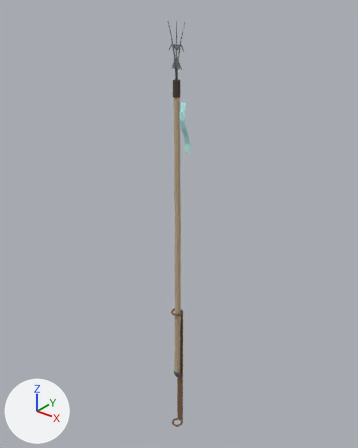
The glTF model public/models/weapons/reedholt-leister.glb: old version first, new version second.
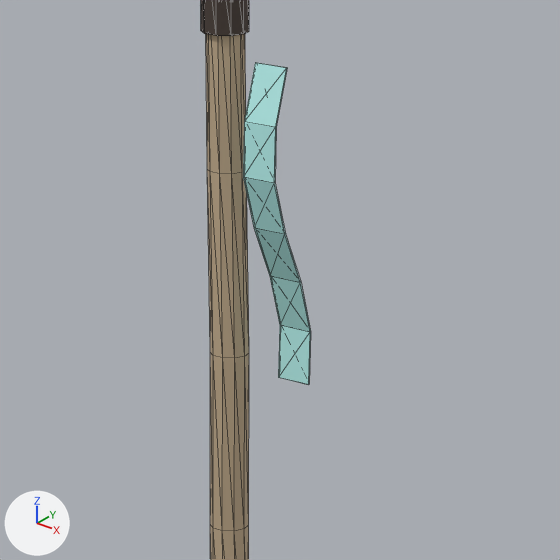
The first picture shows the older version from a 50 mm lens placed at (1.525, -1.887, 1.754), pointed at (-0.045, 0.074, 0.538). The close-ups show the older and then the newer version on the part from 39% to 64% of the width and 21% to 40% of the height of that picture. Only the edits that show in the close-ups are written down. Every picture has the same lights, and +X, +Y and +Z are marked at lower left. The close-ups show mesh edges as thin lines. Where no turn or scale is listed for an object, it has been applied to the vertices. Vertices at exactly the same position are counted once.

The scene before the commit, as lines of its bpy script (objects in view):
```python
mat_ribbon = principled_material('ribbon')
mat_ribbon.base_color = (0.45, 0.85, 0.82)  # cyan #b3edea
mat_ribbon.roughness = 0.6
me_pole = bpy.data.meshes.new('pole')
me_pole.from_pydata(...)  # 376 vertices, 684 faces; spans x -0.05..0.07, y -0.02..0.02, z -0.5..1.6
# faces by material slot: [256, 340, 36, 52]
me_pole.materials.append(mat_ash)  # beige #c4ad8e
me_pole.materials.append(mat_iron)  # grey #95979b
me_pole.materials.append(mat_tar)  # brown #4b3f38
me_pole.materials.append(mat_ribbon)  # cyan #b3edea
ob_weapon = bpy.data.objects.new('weapon', me_pole)
ob_weapon.location = (0.0, 0.0, 0.0)
```
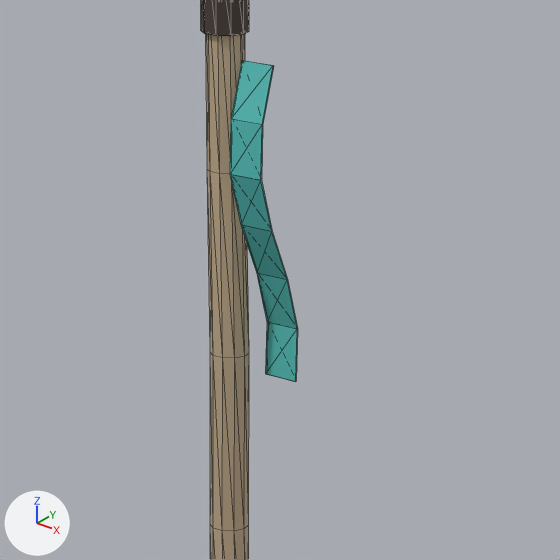
Where the change shows, as pixel boxes [x1, y1, x2, y2] in the close-ups (560 x 560 px; the box of a moved part takes in the faces that stretch with it):
'weapon', recoloured, reshaped (darker): before [201, 0, 311, 560]; after [201, 0, 298, 560]
part 1 of me_pole, moved or reshaped: before [243, 63, 311, 385]; after [230, 60, 298, 381]

The change, as a diff of the scene's bpy script:
```diff
--- a/public/models/weapons/reedholt-leister.glb.py
+++ b/public/models/weapons/reedholt-leister.glb.py
@@ mat_ribbon @@
 mat_ribbon = principled_material('ribbon')
-mat_ribbon.base_color = (0.45, 0.85, 0.82)  # cyan #b3edea
+mat_ribbon.base_color = (0.08, 0.5, 0.47)  # cyan #50bcb6
 mat_ribbon.roughness = 0.6
@@ me_pole @@
 # used by ob_weapon; location = (0.0, 0.0, 0.0)
-me_pole.from_pydata(...)  # 376 vertices, 684 faces; spans x -0.05..0.07, y -0.02..0.02, z -0.5..1.6
+me_pole.from_pydata(...)  # 328 vertices, 612 faces; spans x -0.05..0.06, y -0.02..0.02, z -0.5..1.6
+# me_pole part 1: the loose piece of 28 vertices spanning x 0.03..0.07, y -0.02..0.02, z 0.99..1.24 is moved by (-0.01, 0.0, 0.0)
+# other edits to the shape of me_pole do not show in these pictures
 me_pole.materials.append(mat_ash)
```
